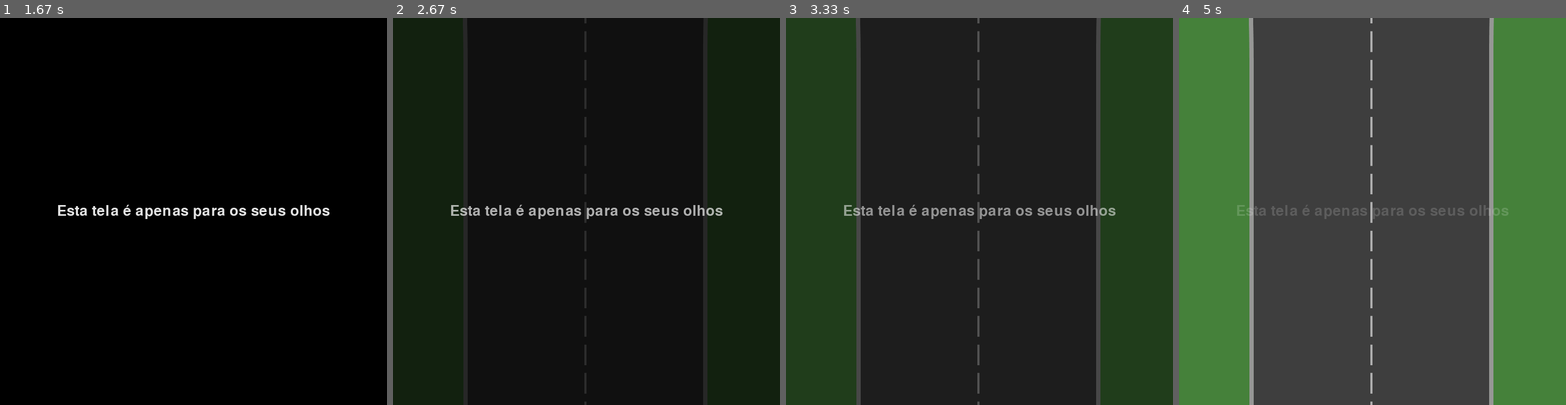
Above: before the commit, frames 1-4 (left to right).
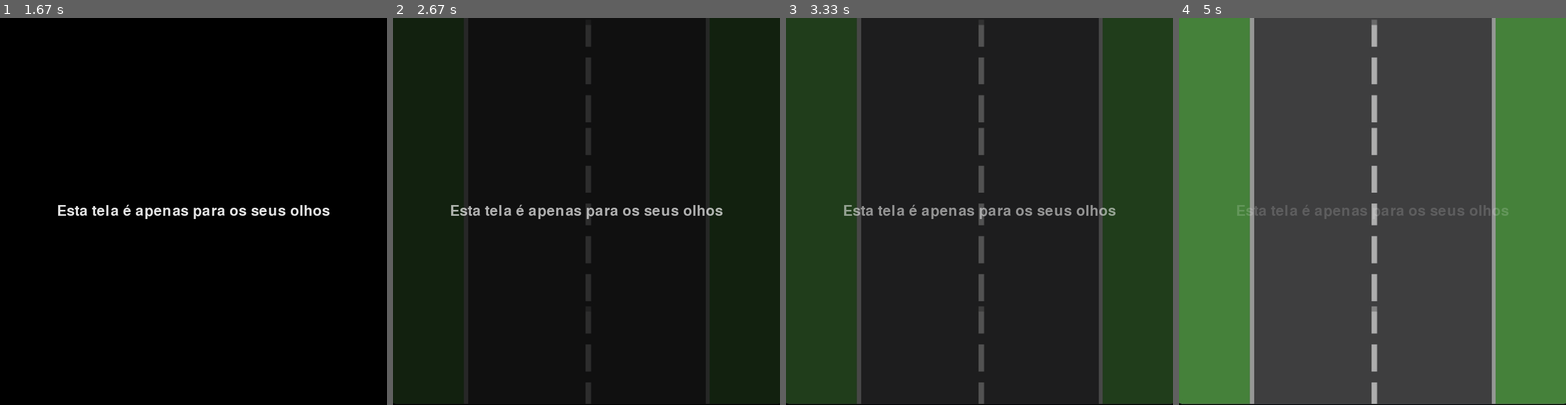
Above: after the commit, the same moments.

Repository: Danilo-C-Ramos/Pygame
Game: pygame game, started from Main.py
The game is run twice, just before and just after one commit, with the same random seed, the same clock (stepped at 60 frames per second) and the same inputs.
Inputs:
- Up to frame 1 (1.67 s): hold D 0.33-0.8 s; hold W 0.83-1.13 s; hold D 1.17-1.63 s
- Up to frame 2 (2.67 s): no input
- Up to frame 3 (3.33 s): no input
- Up to frame 4 (5 s): no input

Frame 1 is identical in both runs. In frame 2, 1.1% of the frame differs, in the area x 0-100%, y 0-100%; in frame 3, 2.9%; in frame 4, 3.2%.

Commit message:
fundo da tela no inicio consertado

Diff:
--- a/Main.py
+++ b/Main.py
@@ -285,20 +285,20 @@
             decisao=False
     '''
 
-    if state in retas:
-        window.blit(assets[modulo],(CANTO_SUPERIOR))
+    #if state in retas:
+    #    window.blit(assets[modulo],(CANTO_SUPERIOR))
     infos.draw(window)
     all_sprites.draw(window)
 
-    if state not in [INIT, TUTORIAL, TELA_INICIO, TELA_OLHO]:
-
-        tempo += 1
-        tempo_atual = END_TIME - (tempo / FPS)
-
-        timer(window, assets, tempo_atual)
-
-        if tempo_atual == 0:
-            state = FIM
+    #if state not in [INIT, TUTORIAL, TELA_INICIO, TELA_OLHO]:
+
+    #    tempo += 1
+    #    tempo_atual = END_TIME - (tempo / FPS)
+
+    #    timer(window, assets, tempo_atual)
+
+    #    if tempo_atual == 0:
+    #        state = FIM
 
 
     pygame.display.update()
--- a/assets.py
+++ b/assets.py
@@ -10,7 +10,7 @@
 T_INI = 'fundo_init_img'
 INIT_FONT = 'fonte_inicio'
 TIMER_FONT = 'fonte_timer'
-RETA_IMAGEM = 'reta_imagem_img'
+FUNDO_OLHO = 'fundi_olho_img'
 
 MOTO = 'moto_img'
 MOTO_ESQUERDA = 'moto_esquerda_img'
@@ -65,8 +65,8 @@
 def load_assets():
     assets = {}
     assets[BACKGROUND] = pygame.image.load(os.path.join(IMG_DIR,"background.png")).convert() # Os backgrounds devem mudar conforme o jogador muda de tela
-    assets[RETA_IMAGEM] = pygame.image.load(os.path.join(IMG_DIR,"reta_imagem.png")).convert()
-    assets[RETA_IMAGEM] = pygame.transform.scale(assets[RETA_IMAGEM], (WIDTH, HEIGHT))
+    assets[FUNDO_OLHO] = pygame.image.load(os.path.join(IMG_DIR,"fundo_olho.jpg")).convert()
+    assets[FUNDO_OLHO] = pygame.transform.scale(assets[FUNDO_OLHO], (WIDTH, HEIGHT))
     assets[ULTIMA_TELA] = pygame.image.load(os.path.join(IMG_DIR,"ultima_tela.png")).convert()
     assets[ULTIMA_TELA] = pygame.transform.scale(assets[ULTIMA_TELA], (MOTO_WIDTH, MOTO_HEIGHT))
 
@@ -291,7 +291,7 @@
                     texto1_rect = texto1.get_rect()
                     texto1_rect.center = (WIDTH / 2, HEIGHT/2)
 
-                    background = assets[RETA_IMAGEM]
+                    background = assets[FUNDO_OLHO]
                     background_rect = background.get_rect()
 
                     transparencia = pygame.Surface((WIDTH, HEIGHT))
Binary file added: assets/img/fundo_olho.jpg
Binary file removed: assets/img/reta_imagem.png
Binary file removed: assets/img/tela_derrota.png
